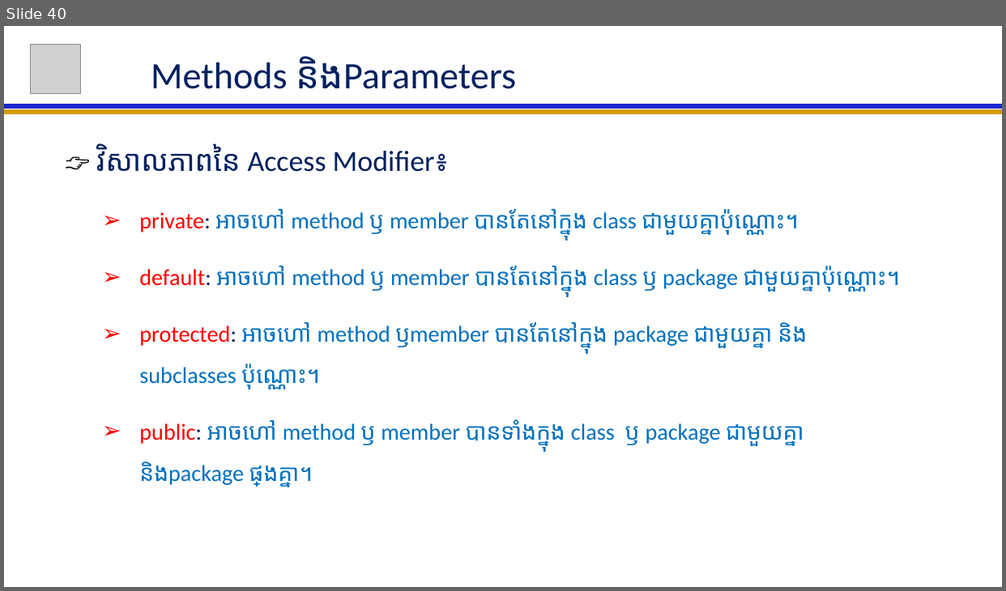
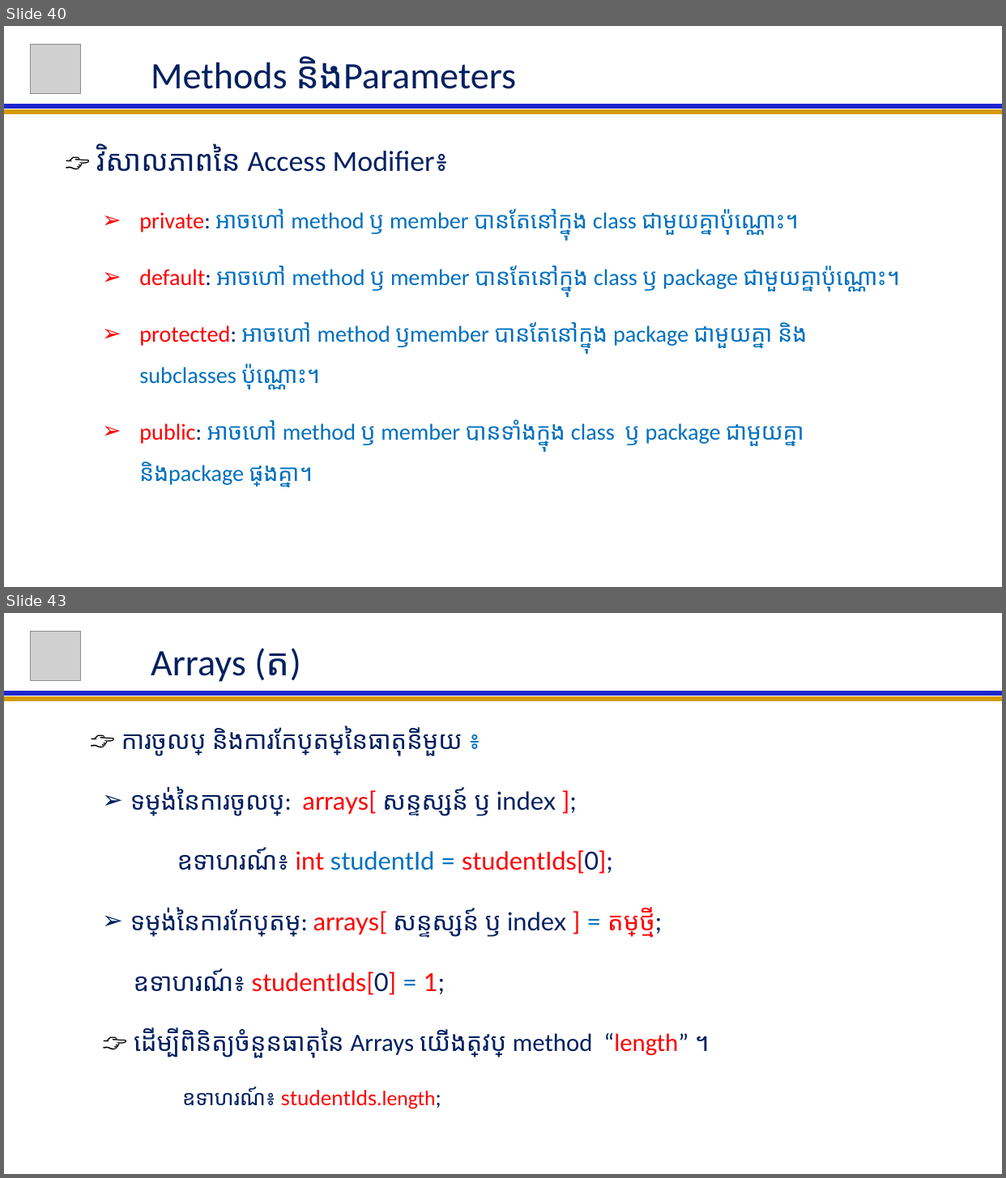
Before and after one commit to NGOUNCHHENGHY/ACLEDA-Java-For-Beginer, a slide deck: Java For Beginer Lession.pptx. Shown one above the other, each under a label of ours: slide 40 before the commit, slides 40 and 43 after it; the slides between them are not shown. The pictures are 1006x591 and 1006x1178 pixels, drawn with LibreOffice and Linux fonts; fonts in the diff are those of the drawing; grey boxes stand for pictures. Boxes give left, top, right and bottom in pixels: in the first picture for what was removed or moved away, otherwise in the second. Text is boxed around its words. In the diff, an @@ line names an element or a change of style, - is before the commit and + after.

```diff
--- a/Java For Beginer Lession.pptx
+++ b/Java For Beginer Lession.pptx
@@ slide 43 added at box(4, 613, 1002, 1174), background #FFFFFF @@
@@ picture added at box(31, 631, 80, 680) @@
@@ title added at box(151, 648, 300, 682), 36 pt, text #002060 @@
+Arrays (ត)
@@ line added from (4, 699) to (1002, 699), #D49B06 4.5 pt @@
@@ line added from (4, 693) to (1002, 693), #1C27CF 4.5 pt @@
@@ subtitle added at box(121, 726, 688, 1110), 24 pt, text #002060 @@
+👉 ការចូលប្រើ និងការកែប្រែតម្លៃនៃធាតុនីមួយ ៖
+  ➢ ទម្រង់នៃការចូលប្រើ: arrays[ សន្ទស្សន៍ ឫ index ];
+  ឧទាហរណ៍៖ int studentId = studentIds[0];
+  ➢ ទម្រង់នៃការកែប្រែតម្លៃ: arrays[ សន្ទស្សន៍ ឫ index ] = តម្លៃថ្មី;
+  ឧទាហរណ៍៖ studentIds[0] = 1;
+  👉 ដើម្បីពិនិត្យចំនួនធាតុនៃ Arrays យើងត្រូវប្រើ method “length” ។
+  ឧទាហរណ៍៖ studentIds.length;
```
Also in this commit, not shown: 2 slides changed, 3 other slides added.
